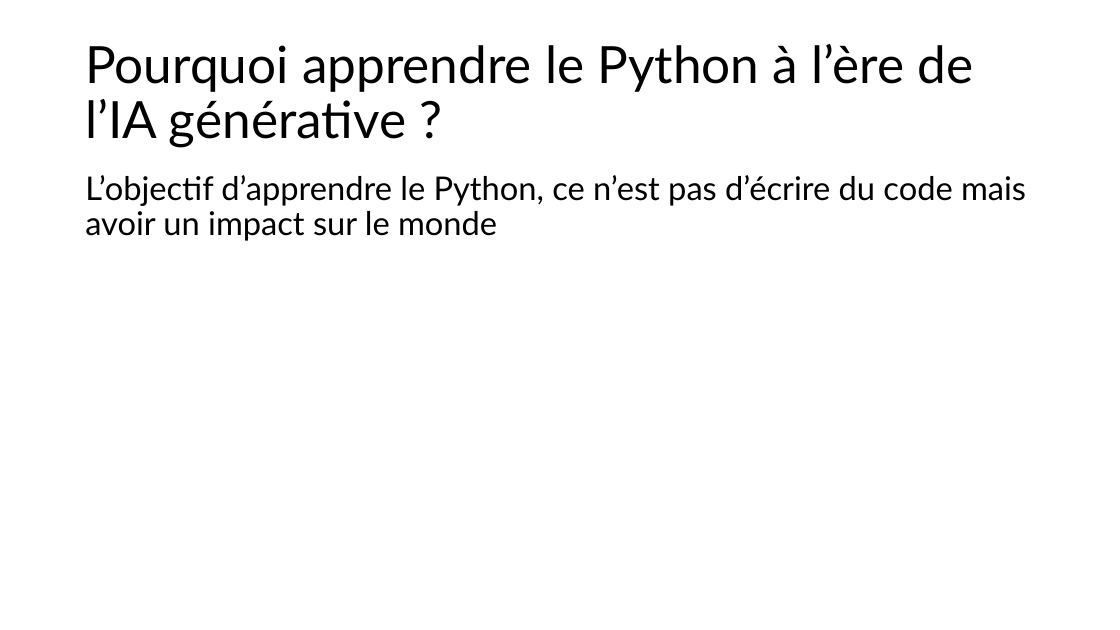
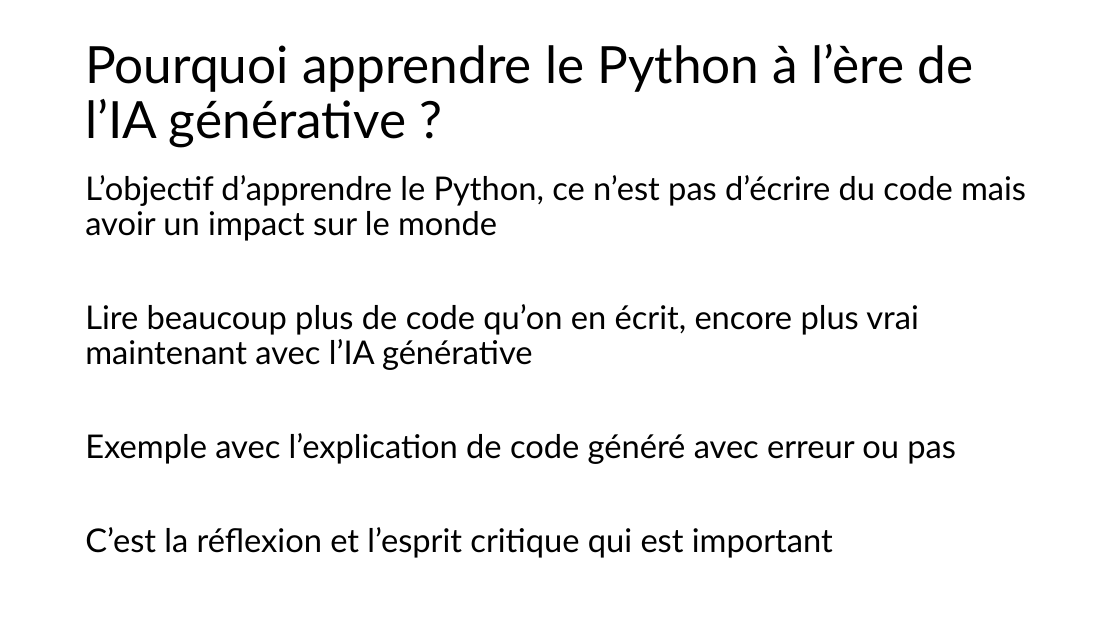
Before and after one commit to Pierre-Loic/prez-Pyconfr-2025, a slide deck: slide 4 of Prez Pyconfr.pptx. Drawn at 1120x630 pixels with LibreOffice and Linux fonts; fonts in the diff are those of the drawing. Boxes give left, top, right and bottom in pixels: in the first picture for what was removed or moved away, otherwise in the second. Text is boxed around its words. In the diff, an @@ line names an element or a change of style, - is before the commit and + after.

```diff
--- a/Prez Pyconfr.pptx
+++ b/Prez Pyconfr.pptx
@@ text at (x1=85, y1=304, x2=956, y2=558): paragraphs added @@
+Lire beaucoup plus de code qu’on en écrit, encore plus vrai maintenant avec l’IA générative
+Exemple avec l’explication de code généré avec erreur ou pas
+C’est la réflexion et l’esprit critique qui est important
```
Also in this commit, not shown: 1 other slide changed, 10 other files.
